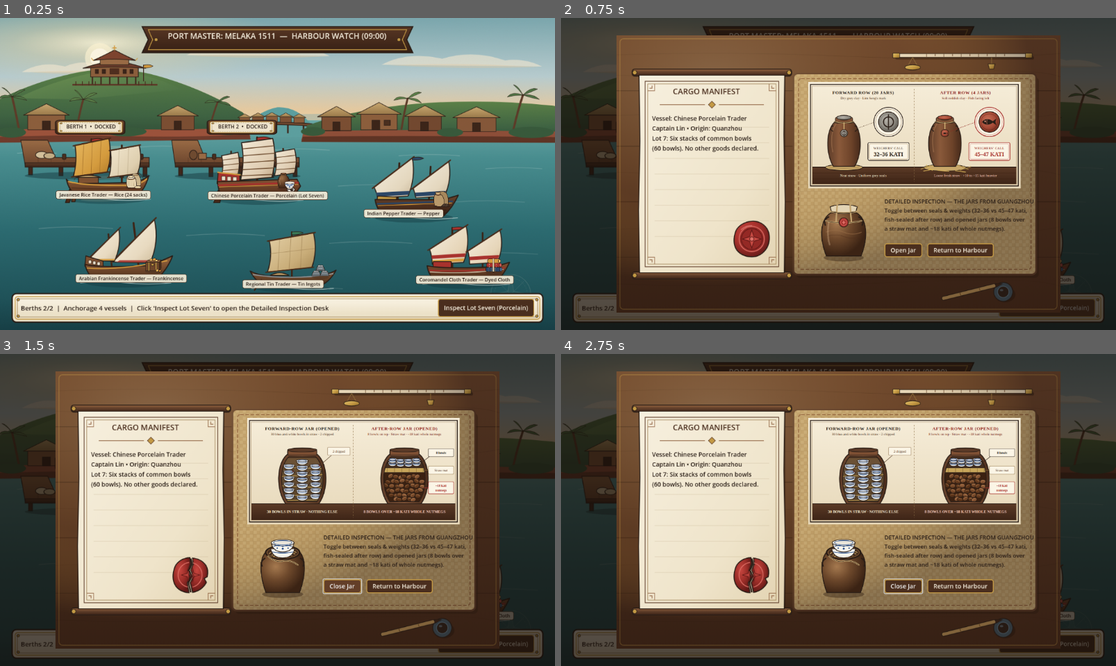
Above: before the commit, frames 1-4 (two rows, left to right).
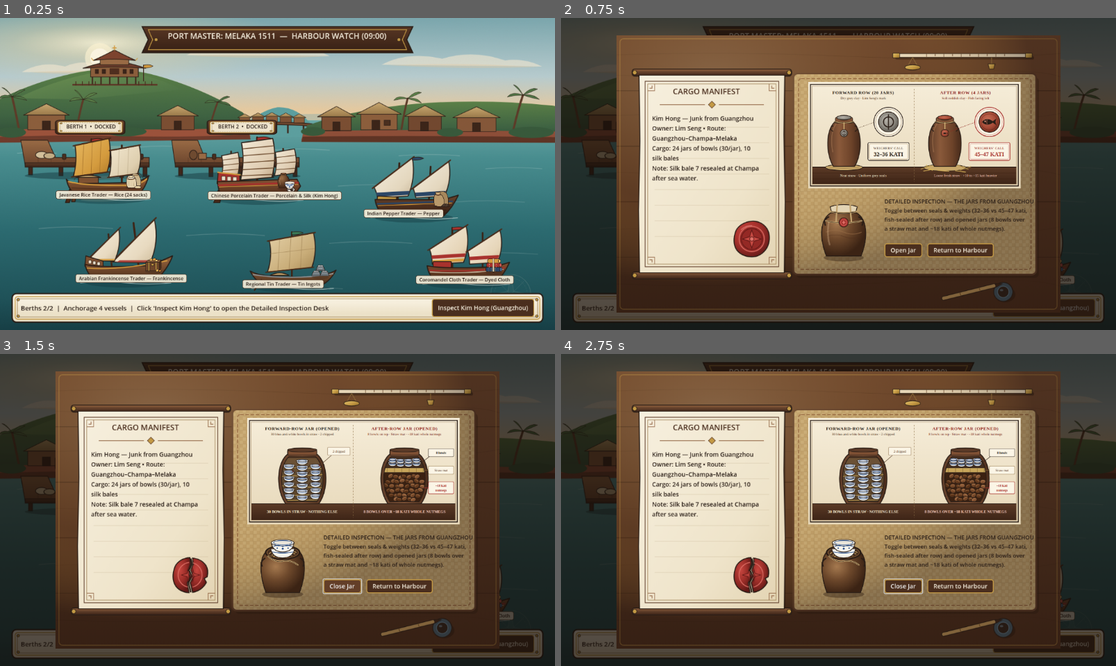
Above: after the commit, the same moments.

Repository: amylhk/port-master
Game: Godot game, scene res://scenes/harbour_visual_preview.tscn
Two runs of this game, one before a commit and one after it. Both use one fixed random seed, a clock stepped at 60 frames per second and the inputs below. This scene is started directly instead of the project's main scene.
Inputs:
- Up to frame 1 (0.25 s): no input
- Up to frame 2 (0.75 s): click "Inspect Lot Seven (Porcelain)" (after the commit: "Inspect Kim Hong (Guangzhou)") at 0.5 s
- Up to frame 3 (1.5 s): click "Open Jar" at 1.25 s
- Up to frame 4 (2.75 s): click "Inspect Lot Seven (Porcelain)" (after the commit: "Inspect Kim Hong (Guangzhou)") at 2 s

The runs differ from the first frame. In frame 1, 0.4% of the frame differs, in the area x 32-95%, y 55-96%; in frame 2, 1.1%, in the area x 16-95%, y 31-96%; in frame 3, 1.1%; in frame 4, 1.1%.

Commit message:
Align visual preview manifest and button with Guangzhou case_001
Co-Authored-By: Amy Lui <amyluihokwan@gmail.com>

Diff:
--- a/scripts/harbour_visual_preview.gd
+++ b/scripts/harbour_visual_preview.gd
@@ -25,11 +25,11 @@
         "id": "porcelain",
         "name": "Chinese Porcelain Trader",
         "vessel_type": "Ming Chuan Junk",
-        "cargo": "Porcelain (Lot Seven)",
+        "cargo": "Porcelain & Silk (Kim Hong)",
         "ship_tex": "res://assets/art/ships/ship_chinese_junk.png",
         "cargo_tex": "res://assets/art/cargo/cargo_porcelain.png",
         "slot": "berth_2",
-        "manifest": "Vessel: Chinese Porcelain Trader\nCaptain Lin • Origin: Quanzhou\nLot 7: Six stacks of common bowls\n(60 bowls). No other goods declared.",
+        "manifest": "Kim Hong — Junk from Guangzhou\nOwner: Lim Seng • Route: Guangzhou–Champa–Melaka\nCargo: 24 jars of bowls (30/jar), 10 silk bales\nNote: Silk bale 7 resealed at Champa after sea water.",
     },
     {
         "id": "pepper",
@@ -176,14 +176,14 @@
     strip.add_child(row)
 
     var info := Label.new()
-    info.text = "Berths 2/2  |  Anchorage 4 vessels  |  Click 'Inspect Lot Seven' to open the Detailed Inspection Desk"
+    info.text = "Berths 2/2  |  Anchorage 4 vessels  |  Click 'Inspect Kim Hong' to open the Detailed Inspection Desk"
     info.size_flags_horizontal = Control.SIZE_EXPAND_FILL
     info.vertical_alignment = VERTICAL_ALIGNMENT_CENTER
     info.add_theme_font_size_override("font_size", 15)
     info.add_theme_color_override("font_color", INK)
     row.add_child(info)
 
-    var inspect_btn := _styled_button("Inspect Lot Seven (Porcelain)")
+    var inspect_btn := _styled_button("Inspect Kim Hong (Guangzhou)")
     inspect_btn.pressed.connect(_open_inspection.bind(VESSELS[1], false))
     row.add_child(inspect_btn)
 
